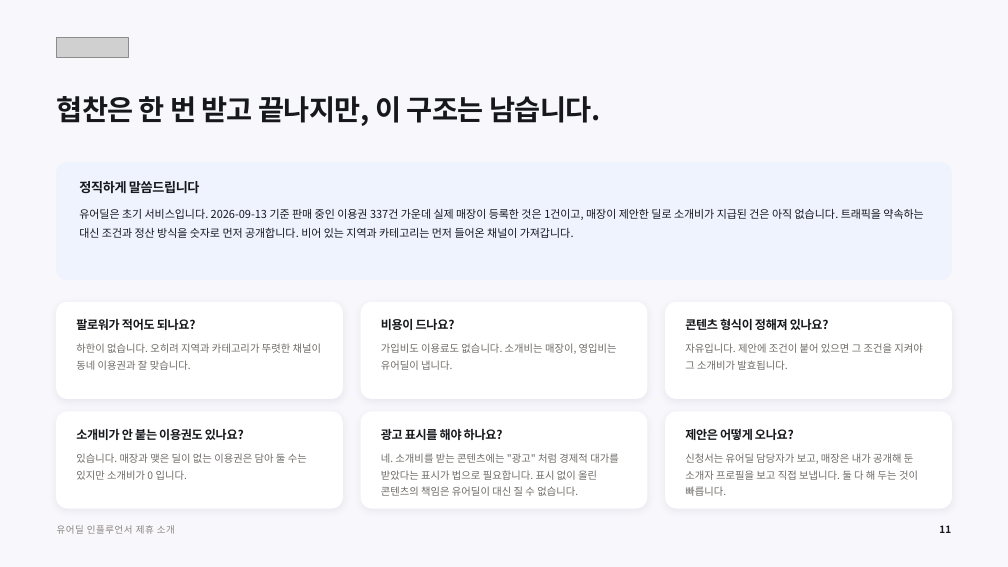
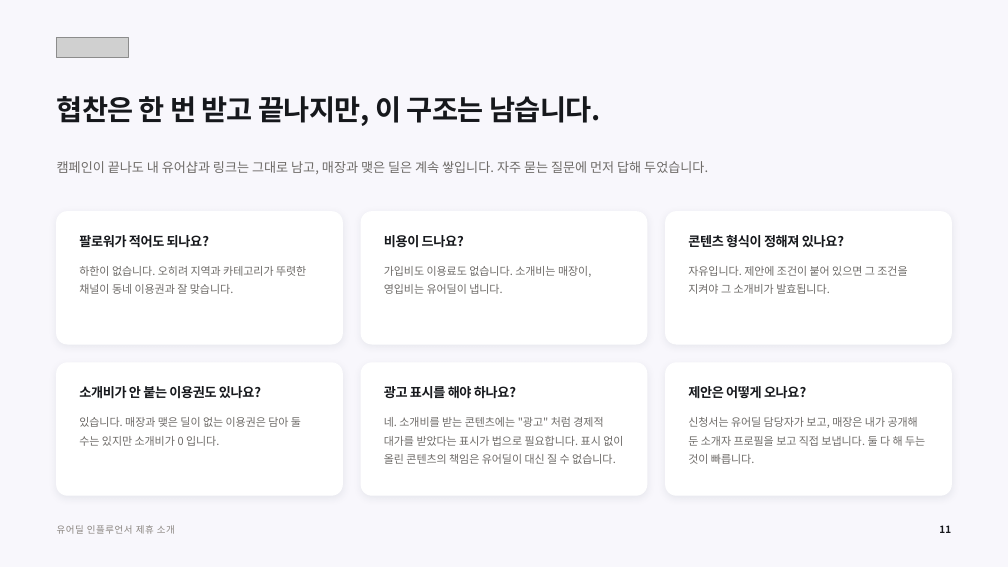
Before and after one commit to tobe2111/ur-live, a slide deck: slide 11 of docs/business/proposals/urdeal-influencer-deck.pptx. Drawn at 1008x567 pixels with LibreOffice and Linux fonts; fonts in the diff are those of the drawing; grey boxes stand for pictures. Boxes give left, top, right and bottom in pixels: in the first picture for what was removed or moved away, otherwise in the second. Text is boxed around its words. In the diff, an @@ line names an element or a change of style, - is before the commit and + after.

```diff
--- a/docs/business/proposals/urdeal-influencer-deck.pptx
+++ b/docs/business/proposals/urdeal-influencer-deck.pptx
@@ rounded rectangle removed at (x1=57, y1=163, x2=951, y2=280) @@
@@ text added at (x1=57, y1=161, x2=708, y2=174), 12.5 pt, text #6E6B68 @@
+캠페인이 끝나도 내 유어샵과 링크는 그대로 남고, 매장과 맺은 딜은 계속 쌓입니다. 자주 묻는 질문에 먼저 답해 두었습니다.
@@ text removed at (x1=79, y1=181, x2=200, y2=194) @@
-정직하게 말씀드립니다
@@ text removed at (x1=79, y1=209, x2=923, y2=238) @@
-유어딜은 초기 서비스입니다. 2026-09-13 기준 판매 중인 이용권 337건 가운데 실제 매장이 등록한 것은 1건이고, 매장이 제안한 딜로 소개비가 지급된 건은 아직 없습니다. 트래픽을 약속하는 대신 조건과 정산 방식을 숫자로 먼저 공개합니다. 비어 있는 지역과 카테고리는 먼저 들어온 채널이 가져갑니다.
@@ rounded rectangle resized from (x1=57, y1=302, x2=343, y2=399) to (x1=57, y1=212, x2=343, y2=344) @@
@@ text "팔로워가 적어도 되나요?" moved from (x1=76, y1=319, x2=196, y2=330) to (x1=79, y1=235, x2=209, y2=248) @@
@@ rounded rectangle resized from (x1=361, y1=302, x2=647, y2=399) to (x1=361, y1=212, x2=647, y2=344) @@
@@ size 11.5 to 12.5 pt in 6 elements at (x1=688, y1=386, x2=806, y2=399), (x1=79, y1=386, x2=261, y2=399), (x1=384, y1=386, x2=516, y2=399), (x1=688, y1=235, x2=844, y2=248), (x1=79, y1=235, x2=209, y2=248), (x1=384, y1=235, x2=464, y2=248) @@
@@ text "비용이 드나요?" moved from (x1=381, y1=319, x2=455, y2=330) to (x1=384, y1=235, x2=464, y2=248) @@
@@ proportions changed in 6 elements at (x1=57, y1=363, x2=343, y2=495), (x1=361, y1=363, x2=647, y2=495), (x1=666, y1=363, x2=952, y2=495), (x1=57, y1=212, x2=343, y2=344), (x1=361, y1=212, x2=647, y2=344), (x1=666, y1=212, x2=952, y2=344) @@
@@ rounded rectangle resized from (x1=666, y1=302, x2=952, y2=399) to (x1=666, y1=212, x2=952, y2=344) @@
@@ text "콘텐츠 형식이 정해져 있나요?" moved from (x1=685, y1=318, x2=829, y2=330) to (x1=688, y1=235, x2=844, y2=248) @@
@@ text "하한이 없습니다. 오히려 지역과 카테고리가 ..." moved from (x1=76, y1=343, x2=321, y2=370) to (x1=79, y1=266, x2=306, y2=294) @@
@@ text "가입비도 이용료도 없습니다. 소개비는 매장이, ..." moved from (x1=381, y1=343, x2=617, y2=370) to (x1=384, y1=266, x2=591, y2=294) @@
@@ size 9.8 to 10.5 pt; line spacing 1.36 to 1.42 in 6 elements at (x1=79, y1=417, x2=301, y2=446), (x1=384, y1=417, x2=623, y2=464), (x1=688, y1=417, x2=925, y2=464), (x1=79, y1=266, x2=306, y2=294), (x1=384, y1=266, x2=591, y2=294), (x1=688, y1=266, x2=907, y2=294) @@
@@ text "자유입니다. 제안에 조건이 붙어 있으면 ..." moved from (x1=685, y1=343, x2=922, y2=370) to (x1=688, y1=266, x2=907, y2=294) @@
@@ rounded rectangle resized from (x1=57, y1=412, x2=343, y2=508) to (x1=57, y1=363, x2=343, y2=495) @@
@@ text "소개비가 안 붙는 이용권도 있나요?" moved from (x1=76, y1=429, x2=244, y2=440) to (x1=79, y1=386, x2=261, y2=399) @@
@@ rounded rectangle resized from (x1=361, y1=412, x2=647, y2=508) to (x1=361, y1=363, x2=647, y2=495) @@
@@ text "광고 표시를 해야 하나요?" moved from (x1=381, y1=429, x2=503, y2=440) to (x1=384, y1=386, x2=516, y2=399) @@
@@ rounded rectangle resized from (x1=666, y1=412, x2=952, y2=508) to (x1=666, y1=363, x2=952, y2=495) @@
@@ text "제안은 어떻게 오나요?" moved from (x1=685, y1=429, x2=794, y2=440) to (x1=688, y1=386, x2=806, y2=399) @@
@@ text "있습니다. 매장과 맺은 딜이 없는 ..." moved from (x1=76, y1=453, x2=307, y2=480) to (x1=79, y1=417, x2=301, y2=446) @@
@@ text "네. 소개비를 받는 콘텐츠에는 "광고" ..." moved from (x1=381, y1=453, x2=618, y2=496) to (x1=384, y1=417, x2=623, y2=464) @@
@@ text "신청서는 유어딜 담당자가 보고, 매장은 ..." moved from (x1=685, y1=453, x2=918, y2=496) to (x1=688, y1=417, x2=925, y2=464) @@
```
Also in this commit, not shown: 1 other slide changed, 9 other files.
